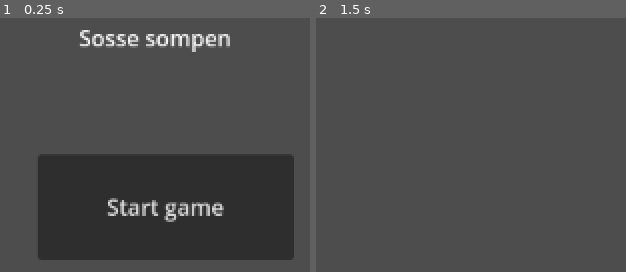
Above: before the commit, frames 1-2 (left to right).
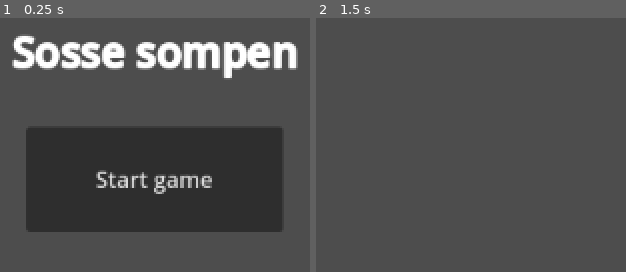
Above: after the commit, the same moments.

Repository: Cowelist/Sosse-sompen
Game: Godot game, scene res://Scene/start_screen.tscn
The game is run twice, just before and just after one commit, with the same random seed, the same clock (stepped at 60 frames per second) and the same inputs.
Inputs:
- Up to frame 1 (0.25 s): no input
- Up to frame 2 (1.5 s): click "Start game" at 0.5 s; tap Enter at 1.25 s

The runs differ from the first frame. In frame 1, 31% of the frame differs, in the area x 3-97%, y 4-96%; in frame 2, nothing differs.

Commit message:
endret på noe font og font-size på label teksten

Diff:
--- a/Scene/start_screen.tscn
+++ b/Scene/start_screen.tscn
@@ -1,6 +1,10 @@
-[gd_scene load_steps=2 format=3 uid="uid://bf2lan6ow5cb3"]
+[gd_scene load_steps=3 format=3 uid="uid://bf2lan6ow5cb3"]
 
 [ext_resource type="Script" path="res://Scene/button_startscreen.gd" id="1_2onq1"]
+
+[sub_resource type="LabelSettings" id="LabelSettings_peyp4"]
+font_size = 30
+outline_size = 4
 
 [node name="Control" type="Control"]
 layout_mode = 3
@@ -12,10 +16,10 @@
 
 [node name="Button" type="Button" parent="."]
 layout_mode = 0
-offset_left = 461.0
-offset_top = 305.0
-offset_right = 646.0
-offset_bottom = 381.0
+offset_left = 453.0
+offset_top = 285.0
+offset_right = 638.0
+offset_bottom = 361.0
 text = "Start game"
 script = ExtResource("1_2onq1")
 
@@ -26,6 +30,7 @@
 offset_right = 655.0
 offset_bottom = 232.0
 text = "Sosse sompen"
+label_settings = SubResource("LabelSettings_peyp4")
 horizontal_alignment = 1
 
 [connection signal="pressed" from="Button" to="Button" method="_on_pressed"]
